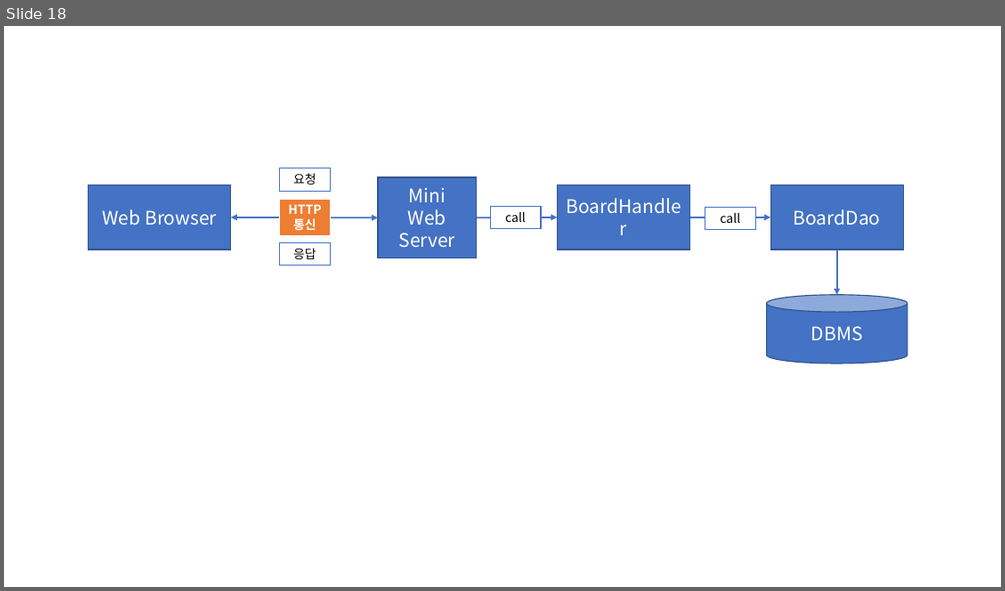
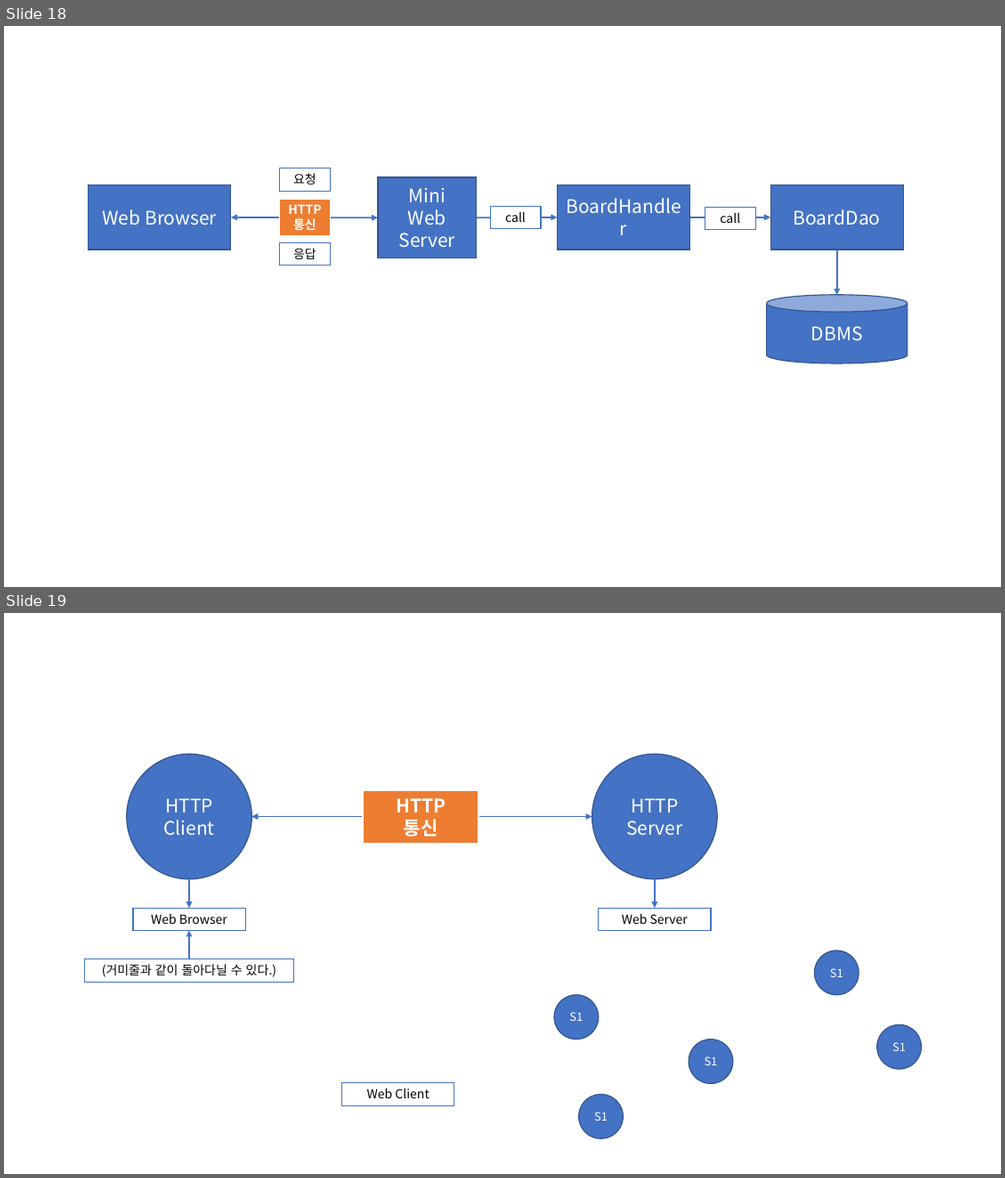
Before and after one commit to Dingadung/2022-study-workspace, a slide deck: study-note/자바/2022-09-15 내용정리.pptx. Shown one above the other, each under a label of ours: slide 18 before the commit, slides 18 and 19 after it. The pictures are 1005x591 and 1005x1178 pixels, drawn with LibreOffice and Linux fonts; fonts in the diff are those of the drawing. Boxes give left, top, right and bottom in pixels: in the first picture for what was removed or moved away, otherwise in the second. Text is boxed around its words. In the diff, an @@ line names an element or a change of style, - is before the commit and + after.

```diff
--- a/study-note/자바/2022-09-15 내용정리.pptx
+++ b/study-note/자바/2022-09-15 내용정리.pptx
@@ slide 19 added at <box>4,613,1001,1174</box>, background #FFFFFF @@
@@ ellipse added at <box>127,754,251,878</box>, fill #4472C4, outline #325491 1 pt, 18 pt, text #FFFFFF @@
+HTTP
+Client
@@ ellipse added at <box>591,754,717,878</box>, fill #4472C4, outline #325491 1 pt, 18 pt, text #FFFFFF @@
+HTTP
+Server
@@ rectangle added at <box>363,791,479,844</box>, fill #ED7D31, outline #FFFFFF 1.5 pt, 18 pt, text #FFFFFF, bold @@
+HTTP
+통신
@@ double arrow added from (251, 817) to (591, 817), #4472C4 1.5 pt @@
@@ arrow added from (189, 879) to (189, 908), #4472C4 1.5 pt @@
@@ arrow added from (655, 879) to (655, 908), #4472C4 1.5 pt @@
@@ rectangle added at <box>133,908,245,930</box>, fill #FFFFFF, outline #4472C4 1 pt, 12 pt, text #000000 @@
+Web Browser
@@ arrow added from (189, 959) to (189, 930), #4472C4 1.5 pt @@
@@ rectangle added at <box>599,908,711,930</box>, fill #FFFFFF, outline #4472C4 1 pt, 12 pt, text #000000 @@
+Web Server
@@ rectangle added at <box>85,959,294,981</box>, fill #FFFFFF, outline #4472C4 1 pt, 12 pt, text #000000 @@
+(거미줄과 같이 돌아다닐 수 있다.)
@@ ellipse added at <box>815,950,858,995</box>, fill #4472C4, outline #325491 1 pt, 11 pt, text #FFFFFF @@
+S1
@@ ellipse added at <box>554,995,599,1039</box>, fill #4472C4, outline #325491 1 pt, 11 pt, text #FFFFFF @@
+S1
@@ ellipse added at <box>689,1039,733,1083</box>, fill #4472C4, outline #325491 1 pt, 11 pt, text #FFFFFF @@
+S1
@@ ellipse added at <box>877,1024,922,1069</box>, fill #4472C4, outline #325491 1 pt, 11 pt, text #FFFFFF @@
+S1
@@ rectangle added at <box>342,1083,454,1105</box>, fill #FFFFFF, outline #4472C4 1 pt, 12 pt, text #000000 @@
+Web Client
@@ ellipse added at <box>579,1094,623,1138</box>, fill #4472C4, outline #325491 1 pt, 11 pt, text #FFFFFF @@
+S1
```
Also in this commit, not shown: 1 slide removed, 5 other files.
